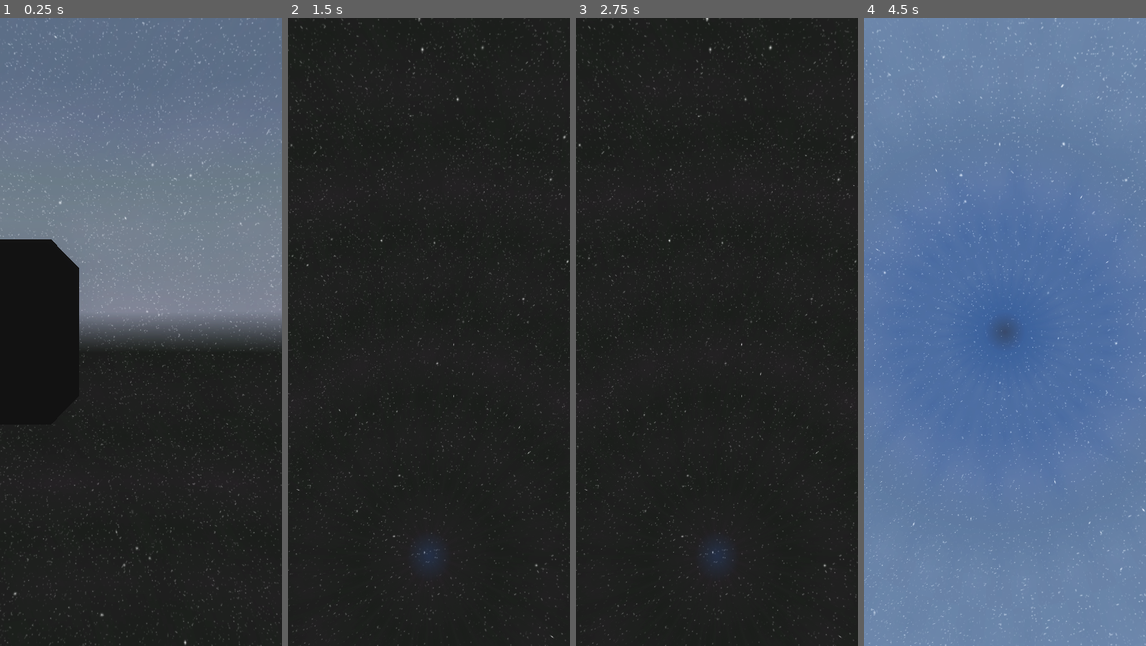
Above: before the commit, frames 1-4 (left to right).
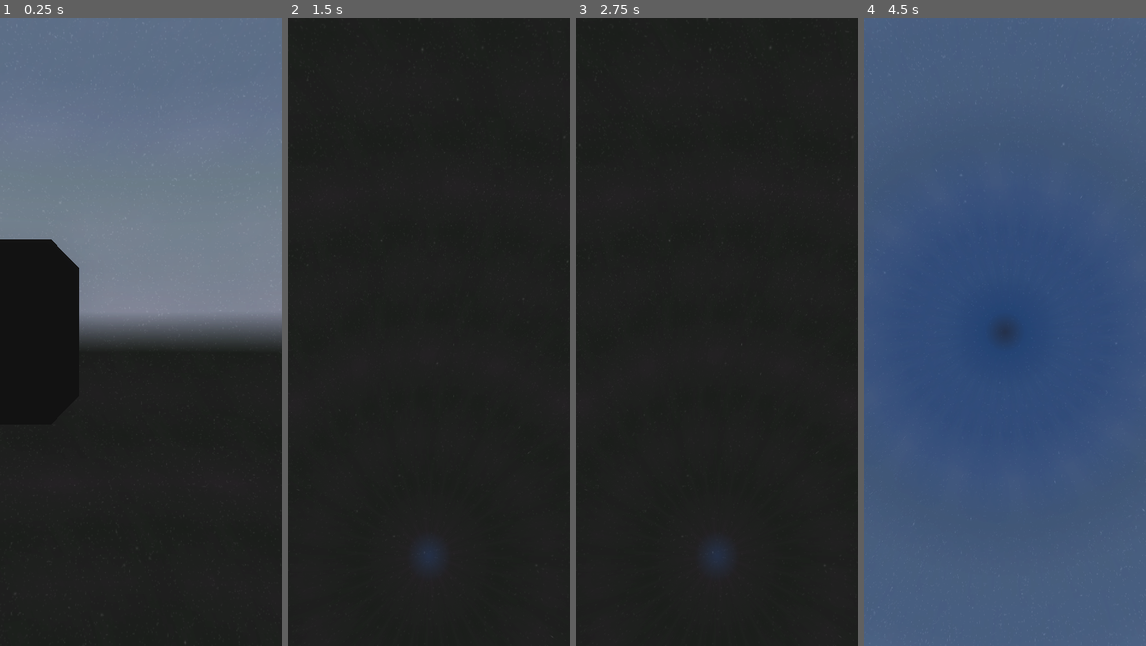
Above: after the commit, the same moments.

Repository: Capstone-Mystery-Machine/spotnik
Game: Godot game, scene res://scenes/worldspawn.tscn
Two runs of this game, one before a commit and one after it. Both use one fixed random seed, a clock stepped at 60 frames per second and the inputs below. A sky picture missing from this copy of the repository is replaced by a grey-blue gradient.
Inputs (mouse positions are in pixels of both pictures, inside the frame that each line leads up to):
- Up to frame 1 (0.25 s): no input
- Up to frame 2 (1.5 s): tap Enter at 0.5 s; move the mouse to (491, 300) at 0.52 s; press the mouse at (491, 300) at 0.53 s; tap Space at 1.25 s; move the mouse to (414, 332) at 1.27 s; release the mouse at (414, 332) at 1.28 s; tap I at 1.35 s
- Up to frame 3 (2.75 s): move the mouse to (745, 193) at 2.02 s; press the mouse at (745, 193) at 2.03 s
- Up to frame 4 (4.5 s): move the mouse to (1002, 344) at 2.77 s; release the mouse at (1002, 344) at 2.78 s; tap I at 2.85, 4.35 s; move the mouse to (1089, 426) at 3.52 s; press the mouse at (1089, 426) at 3.53 s; move the mouse to (982, 325) at 4.27 s; release the mouse at (982, 325) at 4.28 s

The runs differ from the first frame. In frame 1, 0.7% of the frame differs, in the area x 0-100%, y 0-100%; in frame 2, 0.7%; in frame 3, 0.7%; in frame 4, 100%.

Commit message:
fix: z-fighting

Diff:
--- a/scenes/skybox.tscn
+++ b/scenes/skybox.tscn
@@ -17,6 +17,7 @@
 
 [sub_resource type="StandardMaterial3D" id="StandardMaterial3D_bbgff"]
 resource_local_to_scene = true
+render_priority = -99
 shading_mode = 0
 disable_ambient_light = true
 disable_fog = true
@@ -31,6 +32,7 @@
 
 [sub_resource type="StandardMaterial3D" id="StandardMaterial3D_kxhb4"]
 resource_local_to_scene = true
+render_priority = -98
 transparency = 1
 blend_mode = 1
 depth_draw_mode = 2
@@ -49,6 +51,7 @@
 
 [sub_resource type="StandardMaterial3D" id="StandardMaterial3D_8u7e8"]
 resource_local_to_scene = true
+render_priority = -97
 transparency = 1
 blend_mode = 1
 depth_draw_mode = 2
@@ -65,7 +68,7 @@
 
 [sub_resource type="ShaderMaterial" id="ShaderMaterial_ab0bn"]
 resource_local_to_scene = true
-render_priority = 0
+render_priority = -96
 shader = ExtResource("2_wkasw")
 shader_parameter/albedo = Color(0, 0, 0, 1)
 shader_parameter/emission = Color(0, 0, 0, 1)
@@ -81,7 +84,7 @@
 
 [sub_resource type="ShaderMaterial" id="ShaderMaterial_bbgff"]
 resource_local_to_scene = true
-render_priority = 0
+render_priority = -95
 shader = ExtResource("2_wkasw")
 shader_parameter/albedo = Color(0, 0, 0, 1)
 shader_parameter/emission = Color(0, 0, 0, 1)
@@ -97,7 +100,7 @@
 
 [sub_resource type="ShaderMaterial" id="ShaderMaterial_sf6vd"]
 resource_local_to_scene = true
-render_priority = 0
+render_priority = -94
 shader = ExtResource("2_wkasw")
 shader_parameter/albedo = Color(0, 0, 0, 1)
 shader_parameter/emission = Color(0, 0, 0, 1)
@@ -113,14 +116,11 @@
 
 [sub_resource type="ShaderMaterial" id="ShaderMaterial_cawid"]
 resource_local_to_scene = true
-render_priority = 0
+render_priority = -90
 shader = ExtResource("3_8u7e8")
 shader_parameter/albedo = Color(0, 0, 0, 1)
 shader_parameter/emission = Color(0, 0, 0, 1)
 shader_parameter/emission_energy = 0.0
-shader_parameter/carving_speed = 0.08
-shader_parameter/carving_scale = 2.5
-shader_parameter/carving_intensity = 0.65
 shader_parameter/flow_speed = 0.02
 shader_parameter/flow_intensity = 0.04
 
@@ -131,14 +131,11 @@
 
 [sub_resource type="ShaderMaterial" id="ShaderMaterial_4r0s7"]
 resource_local_to_scene = true
-render_priority = 0
+render_priority = -93
 shader = ExtResource("3_8u7e8")
 shader_parameter/albedo = Color(0, 0, 0, 1)
 shader_parameter/emission = Color(0, 0, 0, 1)
 shader_parameter/emission_energy = 0.0
-shader_parameter/carving_speed = 0.08
-shader_parameter/carving_scale = 2.5
-shader_parameter/carving_intensity = 0.65
 shader_parameter/flow_speed = 0.02
 shader_parameter/flow_intensity = 0.04
 
@@ -149,14 +146,11 @@
 
 [sub_resource type="ShaderMaterial" id="ShaderMaterial_bt3n1"]
 resource_local_to_scene = true
-render_priority = 0
+render_priority = -92
 shader = ExtResource("3_8u7e8")
 shader_parameter/albedo = Color(0, 0, 0, 1)
 shader_parameter/emission = Color(0, 0, 0, 1)
 shader_parameter/emission_energy = 0.0
-shader_parameter/carving_speed = 0.08
-shader_parameter/carving_scale = 2.5
-shader_parameter/carving_intensity = 0.65
 shader_parameter/flow_speed = 0.02
 shader_parameter/flow_intensity = 0.04
 
